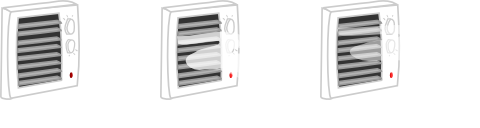
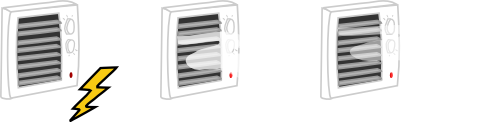
Revision of a layered 480px x 128px image; what changed, layer by layer:
painted on "Background" over [0, 0, 119, 122]
